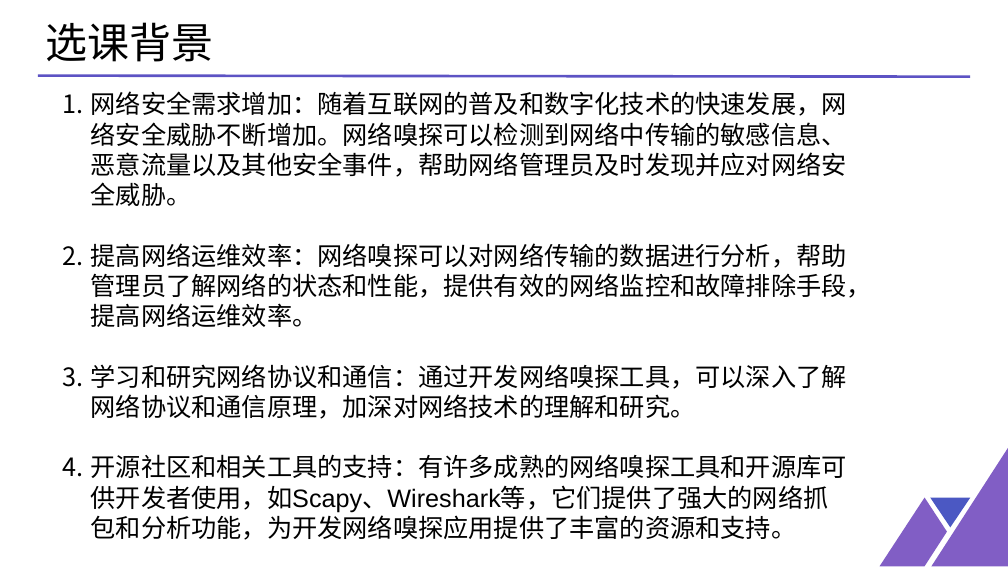
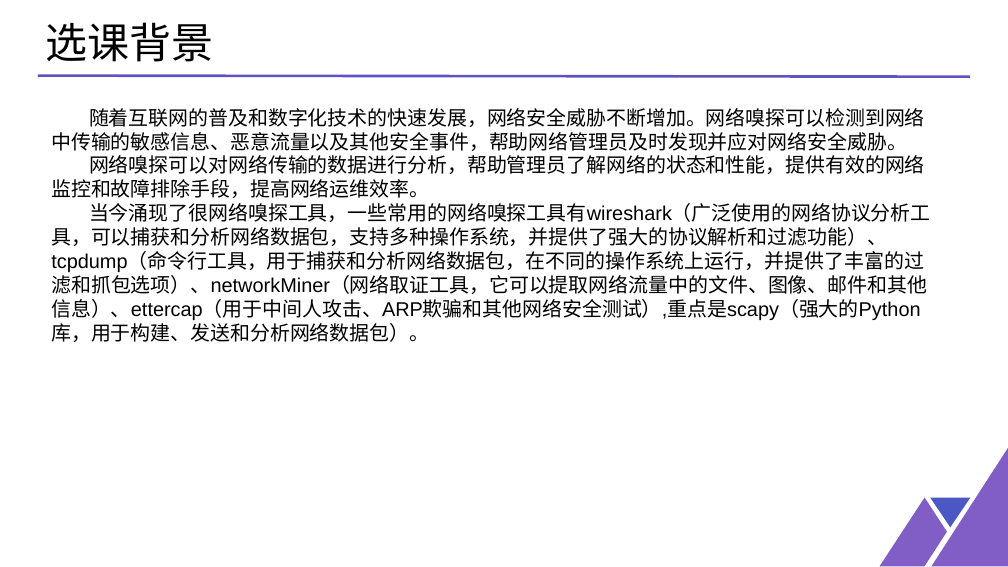
Before and after one commit to zzxr6/Defense, a slide deck: slide 3 of 开题答辩PPT.pptx (slide 2 before the commit). Drawn at 1008x567 pixels with LibreOffice and Linux fonts; fonts in the diff are those of the drawing. Boxes give left, top, right and bottom in pixels: in the first picture for what was removed or moved away, otherwise in the second. Text is boxed around its words. In the diff, an @@ line names an element or a change of style, - is before the commit and + after.

```diff
--- a/开题答辩PPT.pptx
+++ b/开题答辩PPT.pptx
@@ text at [51, 108, 931, 342]: text changed; size 24 to 19 pt @@
-1. 网络安全需求增加：随着互联网的普及和数字化技术的快速发展，网络安全威胁不断增加。网络嗅探可以检测到网络中传输的敏感信息、恶意流量以及其他安全事件，帮助网络管理员及时发现并应对网络安全威胁。
-2. 提高网络运维效率：网络嗅探可以对网络传输的数据进行分析，帮助管理员了解网络的状态和性能，提供有效的网络监控和故障排除手段，提高网络运维效率。
-3. 学习和研究网络协议和通信：通过开发网络嗅探工具，可以深入了解网络协议和通信原理，加深对网络技术的理解和研究。
-4. 开源社区和相关工具的支持：有许多成熟的网络嗅探工具和开源库可供开发者使用，如Scapy、Wireshark等，它们提供了强大的网络抓包和分析功能，为开发网络嗅探应用提供了丰富的资源和支持。
+随着互联网的普及和数字化技术的快速发展，网络安全威胁不断增加。网络嗅探可以检测到网络中传输的敏感信息、恶意流量以及其他安全事件，帮助网络管理员及时发现并应对网络安全威胁。
+网络嗅探可以对网络传输的数据进行分析，帮助管理员了解网络的状态和性能，提供有效的网络监控和故障排除手段，提高网络运维效率。
+当今涌现了很网络嗅探工具，一些常用的网络嗅探工具有wireshark（广泛使用的网络协议分析工具，可以捕获和分析网络数据包，支持多种操作系统，并提供了强大的协议解析和过滤功能）、tcpdump（命令行工具，用于捕获和分析网络数据包，在不同的操作系统上运行，并提供了丰富的过滤和抓包选项）、networkMiner（网络取证工具，它可以提取网络流量中的文件、图像、邮件和其他信息）、ettercap（用于中间人攻击、ARP欺骗和其他网络安全测试）,重点是scapy（强大的Python库，用于构建、发送和分析网络数据包）。
```
Also in this commit, not shown: 3 other slides changed, 3 slides added, 2 slides removed, 1 other file.
